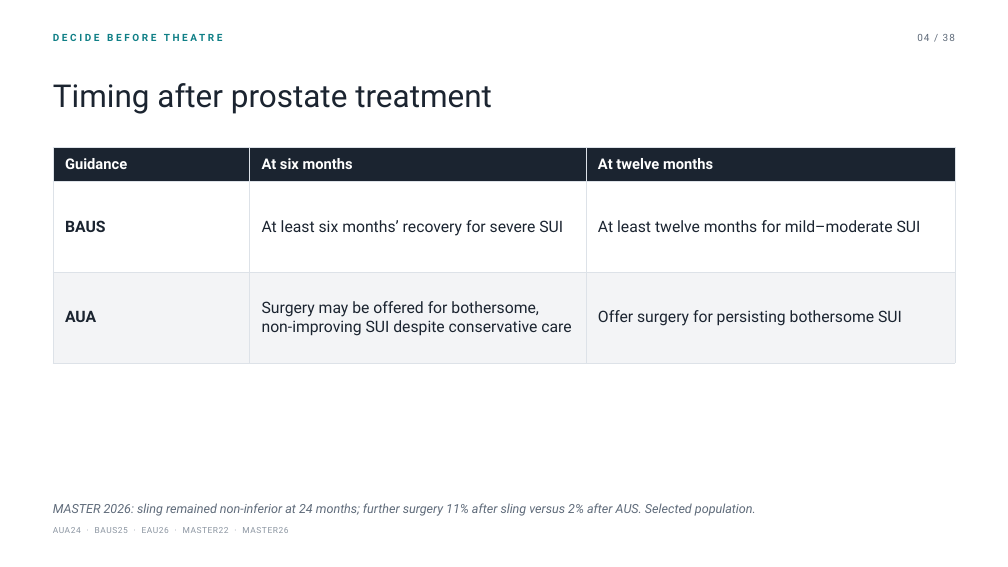
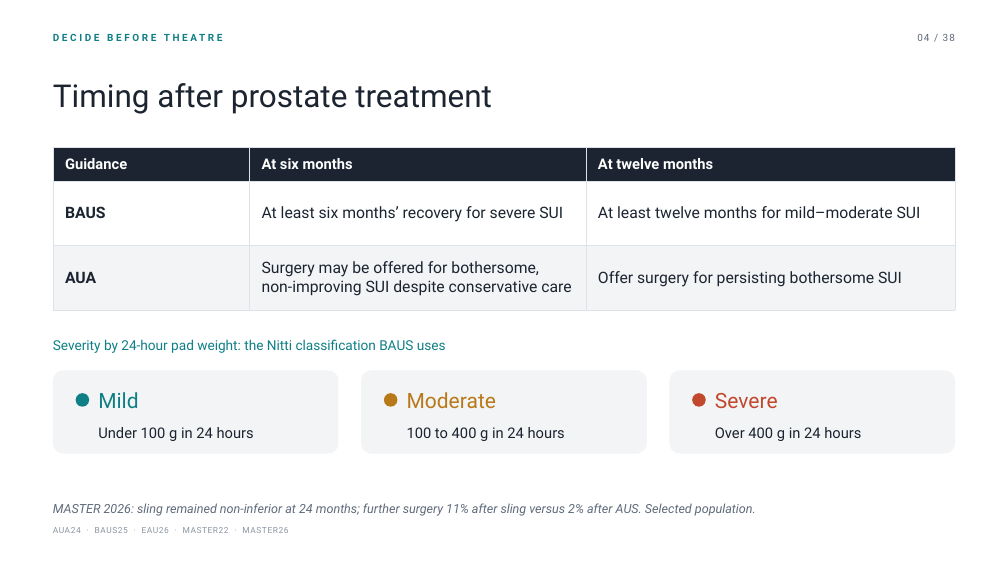
Before and after one commit to nityjr-ctrl/aus-presentation, a slide deck: slide 6 of presentation/AUS-teaching-deck.pptx. Drawn at 1008x567 pixels with LibreOffice and Linux fonts; fonts in the diff are those of the drawing. Boxes give left, top, right and bottom in pixels: in the first picture for what was removed or moved away, otherwise in the second. Text is boxed around its words. In the diff, an @@ line names an element or a change of style, - is before the commit and + after.

```diff
--- a/presentation/AUS-teaching-deck.pptx
+++ b/presentation/AUS-teaching-deck.pptx
@@ table: place and size @@
-table at <box>53,147,955,340</box>
+table at <box>53,147,955,300</box>
@@ text added at <box>53,339,446,353</box>, 13 pt, text #0F7F86 @@
+Severity by 24-hour pad weight: the Nitti classification BAUS uses
@@ rounded rectangle added at <box>53,371,339,454</box>, fill #F3F4F6 @@
@@ rounded rectangle added at <box>361,371,647,454</box>, fill #F3F4F6 @@
@@ rounded rectangle added at <box>670,371,956,454</box>, fill #F3F4F6 @@
@@ ellipse added at <box>76,393,89,407</box>, fill #0F7F86 @@
@@ text added at <box>98,392,138,408</box>, 20 pt, text #0F7F86 @@
+Mild
@@ ellipse added at <box>384,393,398,407</box>, fill #B8791A @@
@@ text added at <box>407,392,497,408</box>, 20 pt, text #B8791A @@
+Moderate
@@ ellipse added at <box>693,393,706,407</box>, fill #C2482D @@
@@ text added at <box>715,393,778,408</box>, 20 pt, text #C2482D @@
+Severe
@@ text added at <box>98,427,254,441</box>, 14 pt, text #1B2430 @@
+Under 100 g in 24 hours
@@ text added at <box>407,427,565,441</box>, 14 pt, text #1B2430 @@
+100 to 400 g in 24 hours
@@ text added at <box>715,427,861,441</box>, 14 pt, text #1B2430 @@
+Over 400 g in 24 hours
```
Also in this commit, not shown: 1 other slide changed, 13 other files.
